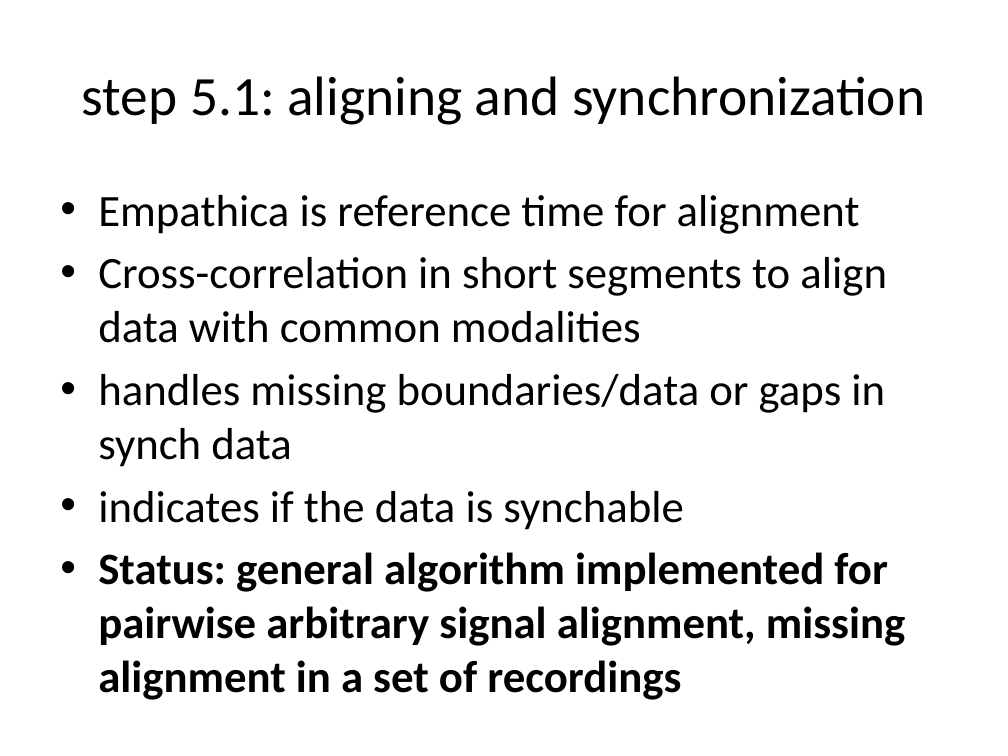
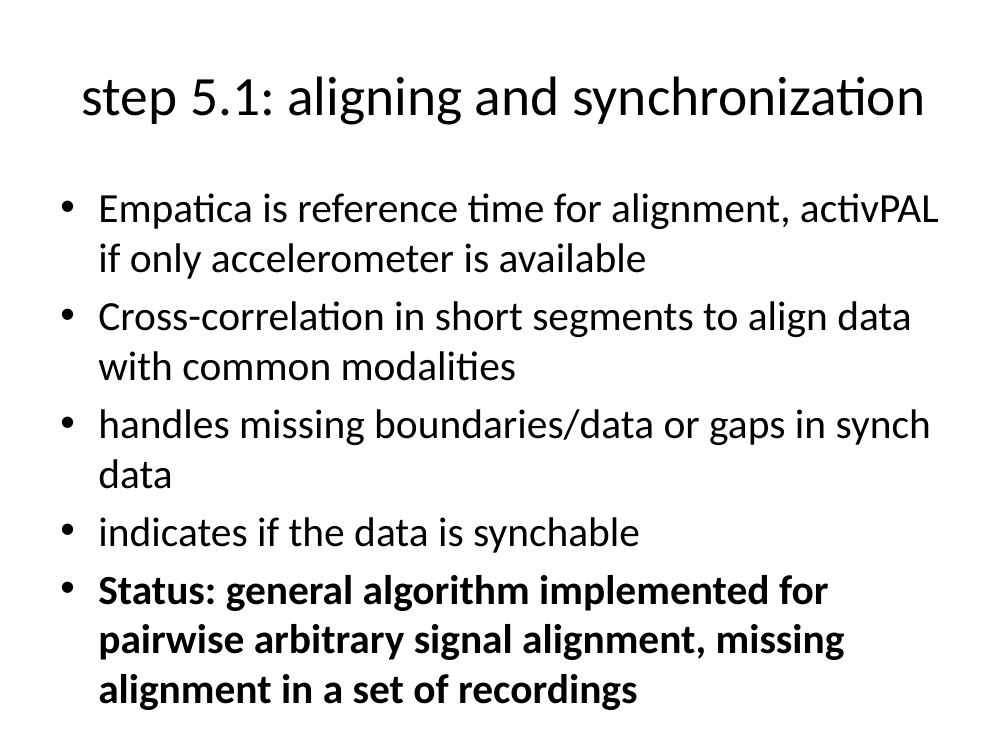
Before and after one commit to raytut/wearanize, a slide deck: slide 13 of snippets/HBS_wearanize.pptx. Drawn at 1008x756 pixels with LibreOffice and Linux fonts; fonts in the diff are those of the drawing. Boxes give left, top, right and bottom in pixels: in the first picture for what was removed or moved away, otherwise in the second. Text is boxed around its words. In the diff, an @@ line names an element or a change of style, - is before the commit and + after.

```diff
--- a/snippets/HBS_wearanize.pptx
+++ b/snippets/HBS_wearanize.pptx
@@ text at box(98, 193, 939, 279): text changed; size 32 to 29.6 pt @@
-• Empathica is reference time for alignment
+• Empatica is reference time for alignment, activPAL if only accelerometer is available
@@ text at box(98, 301, 931, 710): size 32 to 29.6 pt in "Cross-correlation in short segments to align data ...", "handles missing boundaries/data or gaps in synch ...", "indicates if the data is synchable", "Status: general algorithm implemented for pairwise arbitrary ..." @@
```
Also in this commit, not shown: 7 other slides changed, 1 slide added.
